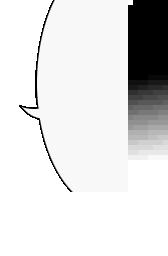
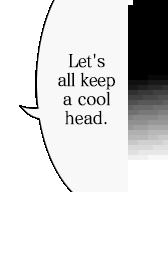
Layers edited between the first and the second 168x256 image:
added layer "Let's all keep a cool head." above "Layer 1" over [58, 53, 115, 125]
